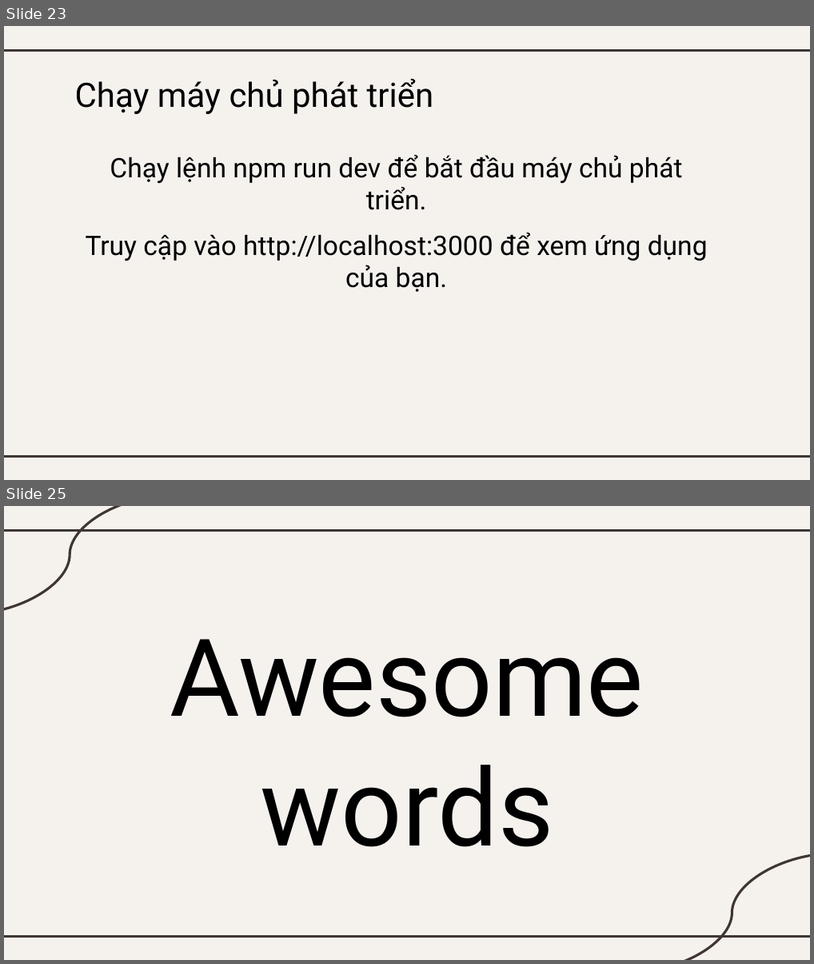
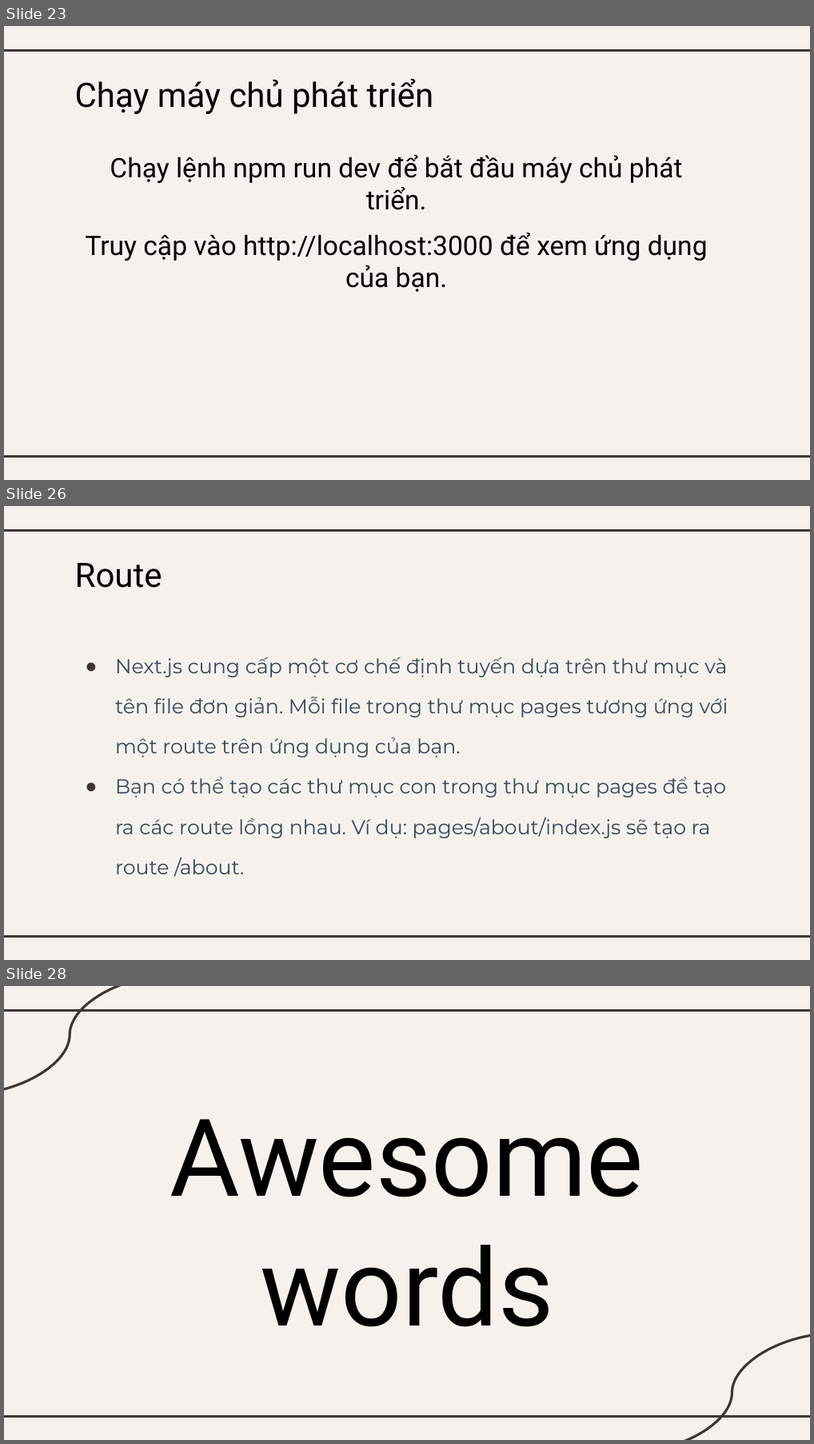
Before and after one commit to SilasUIT/Group2-WebFinalProject, a slide deck: Midterm-Seminar/Seminar_NextJS.pptx. Shown one above the other, each under a label of ours: slides 23 and 25 before the commit, slides 23, 26 and 28 after it; the slides between them are not shown. The pictures are 814x964 and 814x1444 pixels, drawn with LibreOffice and Linux fonts; fonts in the diff are those of the drawing. Boxes give left, top, right and bottom in pixels: in the first picture for what was removed or moved away, otherwise in the second. Text is boxed around its words. In the diff, an @@ line names an element or a change of style, - is before the commit and + after.

```diff
--- a/Midterm-Seminar/Seminar_NextJS.pptx
+++ b/Midterm-Seminar/Seminar_NextJS.pptx
@@ slide 26 added at (4, 506, 810, 960), background #F5F2EE; not listed: 2 template elements that a slide beside it also shows @@
@@ title added at (75, 563, 162, 588), 30 pt, text #000000 @@
+Route
@@ subtitle added at (115, 657, 729, 876), 18 pt, text #374957 @@
+● Next.js cung cấp một cơ chế định tuyến dựa trên thư mục và tên file đơn giản. Mỗi file trong thư mục pages tương ứng với một route trên ứng dụng của bạn.
+● Bạn có thể tạo các thư mục con trong thư mục pages để tạo ra các route lồng nhau. Ví dụ: pages/about/index.js sẽ tạo ra route /about.
@@ what was slide 25 is now slide 28 @@
```
Also in this commit, not shown: 2 slides changed, 3 other slides added, 1 slide removed, 37 other files.
